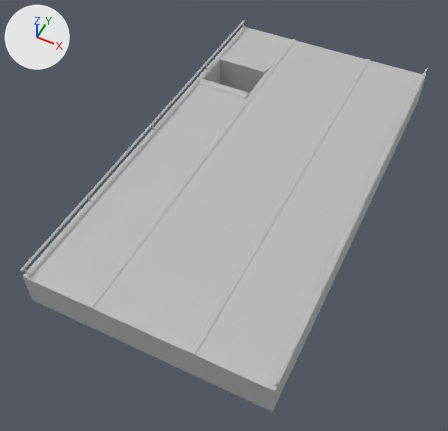
The FBX model Game Jam/Assets/Meshes/RoadHole_005.fbx: old version first, new version second.
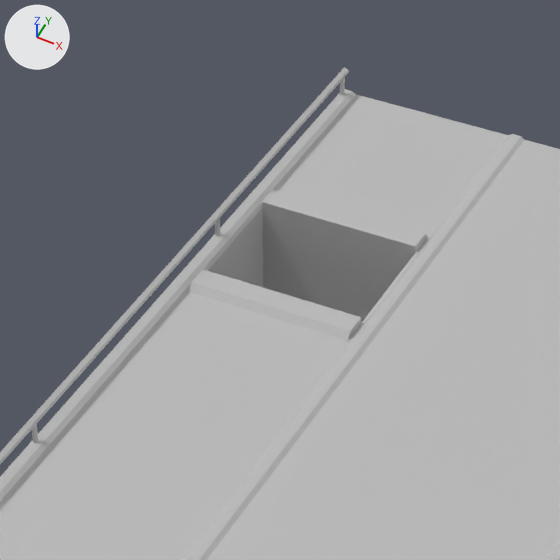
There are two pictures of each version: one whole from a camera (50 mm lens) standing at (3.02, -7.25, 7.64) and looking at (-0.21, -0.77, -0.45), one close up on the part from 32% to 69% of the width and 0% to 38% of the height. The axes (+X, +Y, +Z) are drawn at upper left. The lights are the same throughout. Where no turn or scale is listed for an object, it has been applied to the vertices.

The scene before the commit, as lines of its bpy script (objects in view):
```python
me_mesh = bpy.data.meshes.new('Mesh')
me_mesh.from_pydata(...)  # 332 vertices, 196 faces; spans x -2.0..2.0, y -3.75..3.75, z -0.38..0.38
me_mesh.materials.append(mat_lambert1)  # grey #bcbcbc
# before: 310 (-1.88, 2.38, 0.22) at pixel (262, 207), 311 (-0.88, 2.38, -0.38), 313 (-0.88, 2.38, 0.22) at pixel (415, 252), 315 (-1.88, 2.38, -0.38)
ob_roadhole_005 = bpy.data.objects.new('RoadHole_005', me_mesh)
ob_roadhole_005.location = (0.0, 0.0, 0.085)
```
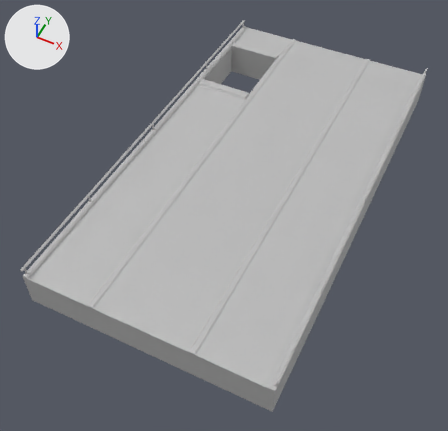
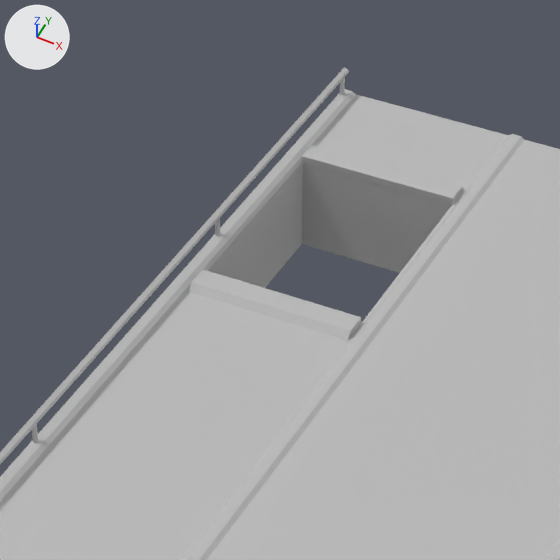
What the commit changed:
me_mesh has 332 vertices, 196 faces and spans x -2.0..2.0, y -3.75..3.75, z -0.38..0.38.
me_mesh is used by ob_roadhole_005; location (0.0, 0.0, 0.085).
me_mesh part 1: the loose piece of 8 vertices spanning x -1.88..-0.88, y 2.37..2.55, z 0.21..0.25 is moved by (0.0, 0.54, 0.0).
Part 2, on me_mesh:
Vertices 310, 311, 313, 315 of me_mesh move by (0.0, 0.54, 0.0).

What differs and where, as boxes [x1, y1, x2, y2] in the close-ups (560 x 560 px; the box of a moved part takes in the faces that stretch with it):
part 1 of me_mesh, moved or reshaped
    before: [262, 190, 427, 252]
    after: [302, 145, 464, 204]
part 2 of me_mesh, moved or reshaped
    both: [0, 94, 508, 560]
